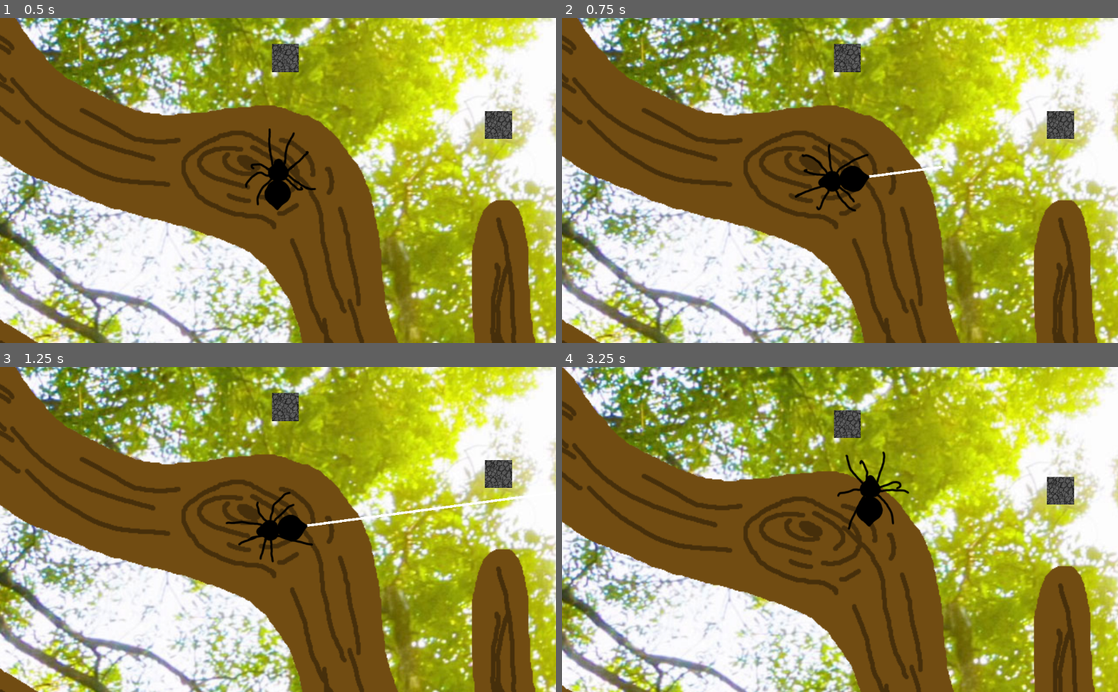
Above: before the commit, frames 1-4 (two rows, left to right).
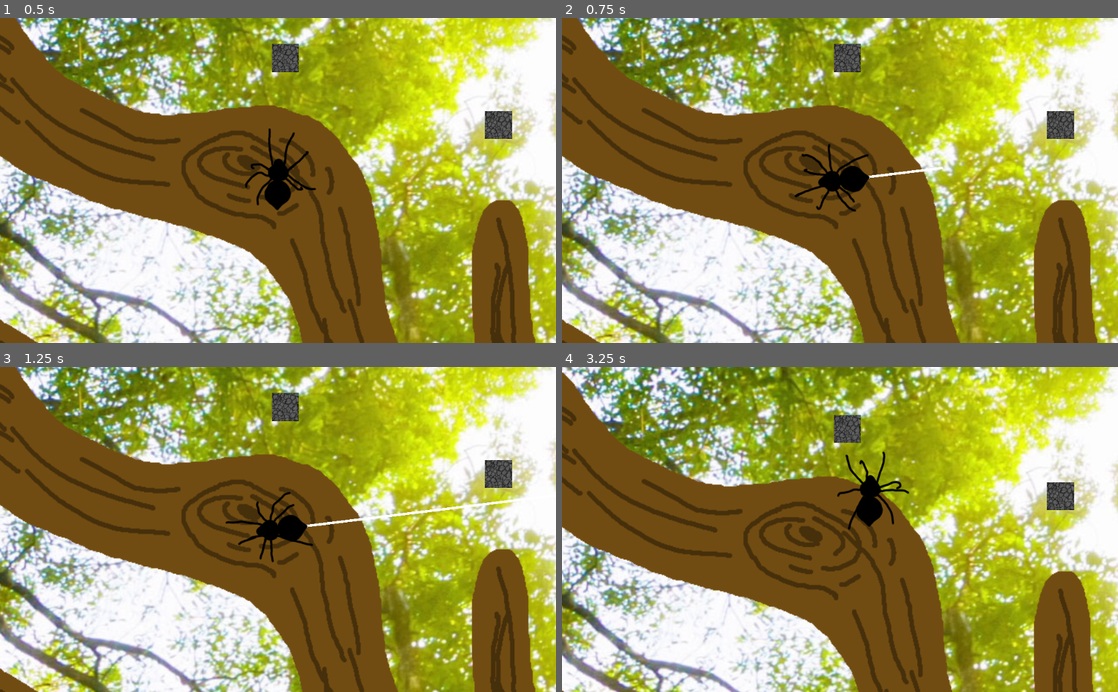
Above: after the commit, the same moments.

Repository: MarmotaGames/aracnotopia
Game: Godot game, scene res://levels/main/main.tscn
Two runs of this game, one before a commit and one after it. Both use one fixed random seed, a clock stepped at 60 frames per second and the inputs below.
Inputs (mouse positions are in pixels of both pictures, inside the frame that each line leads up to):
- Up to frame 1 (0.5 s): no input
- Up to frame 2 (0.75 s): tap Enter at 0.5 s; move the mouse to (962, 164) at 0.52 s; press the mouse at (962, 164) at 0.53 s; hold Right (ui_right) from 0.53 s (still down)
- Up to frame 3 (1.25 s): keep holding Right (ui_right)
- Up to frame 4 (3.25 s): move the mouse to (728, 545) at 1.27 s; release Right (ui_right) at 1.28 s; release the mouse at (728, 545) at 1.28 s; hold Down (ui_down) 1.28-2.03 s; tap Ctrl (attachOrDetachFromArea) at 1.35 s; click (728, 545) at 1.55 s; move the mouse to (895, 458) at 2.02 s; press the mouse at (895, 458) at 2.03 s; hold Right (ui_right) 2.03-2.78 s; tap L (dropFromWeb) at 2.1 s; move the mouse to (812, 594) at 2.77 s; release the mouse at (812, 594) at 2.78 s; hold Up (ui_up) from 2.78 s (still down); click (812, 594) at 2.85 s

Frame 1 is identical in both runs. In frame 2, 0.1% of the frame differs, in the area x 41-69%, y 41-60%; in frame 3, 0.4%; in frame 4, 41%, in the area x 0-100%, y 0-100%.

Commit message:
Locked player rotation while launching web

Diff:
--- a/GodotProject/player/Player_rigido.gd
+++ b/GodotProject/player/Player_rigido.gd
@@ -12,6 +12,7 @@
 var spiderInArea = true
 var spiderOnWeb = false
 var spiderIsLaunchingWeb = false
+var properlyAligned = false
 
 var fallInit = true
 var fall = false
@@ -45,11 +46,6 @@
 		webPinJointNode.set_node_b("../../Spider")
 
 func _physics_process(delta):
-	if spiderIsLaunchingWeb:
-		look_at(get_local_mouse_position()) #alinha eixo Z (lateral esquerda) da aranha com o mouse
-		self.rotation_degrees += 90 #corrige o alinhamento
-		webInstance.rotation_degrees = self.rotation_degrees
-
 
 	if fall:
 		$SpiderCollisionShape.rotation_degrees = 90
@@ -83,7 +79,6 @@
 
 	if not spiderIsLaunchingWeb:
 		checkAttachOrDettach()
-		#update_rotation()
 
 	if not fall and not spiderIsLaunchingWeb:
 		update_direction()
@@ -122,6 +117,7 @@
 				webNode.set_gravity_scale(0)
 		elif Input.is_action_just_released("launchWeb") and spiderIsLaunchingWeb:
 			spiderIsLaunchingWeb = false
+			properlyAligned = false
 			webInstance.queue_free()
 
 func update_direction():
@@ -194,12 +190,16 @@
 			self.rotation_degrees = webNode.rotation_degrees
 		else:
 			self.rotation_degrees = 0
+
 	elif spiderIsLaunchingWeb:
-		look_at(get_global_mouse_position())
-		self.rotation_degrees += 90
-		webInstance.rotation_degrees = self.rotation_degrees
-		#direction.y = 1
-		#direction.x = 0
+		if not properlyAligned:
+			look_at(get_global_mouse_position())
+			self.rotation_degrees += 90
+			webInstance.rotation_degrees = self.rotation_degrees
+			properlyAligned = true
+		else:
+			#bloqueia (ignora) a rotação enquanto lança teia
+			pass
 
 	elif not fall:
 		if direction.x == 0:
